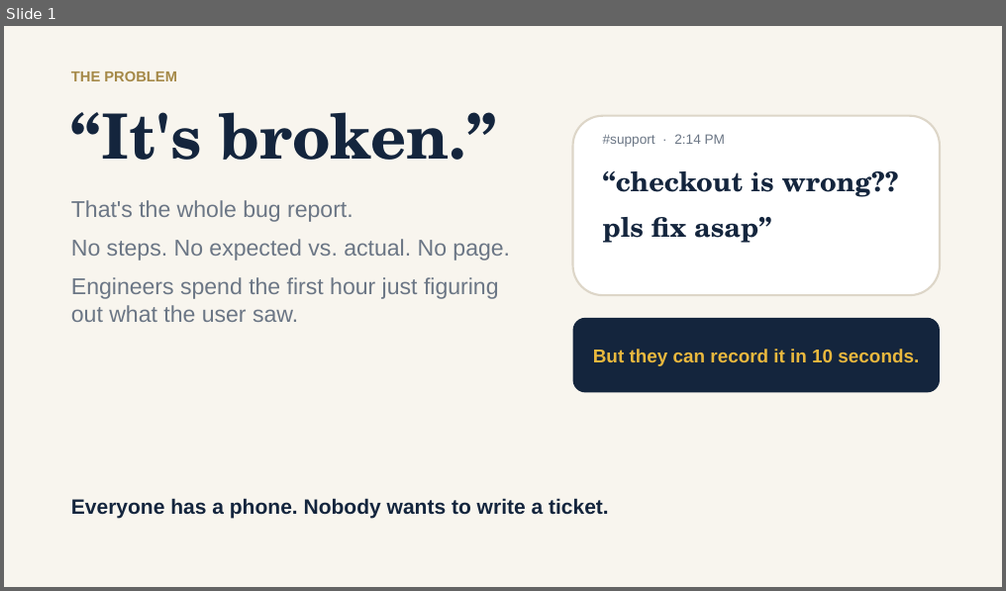
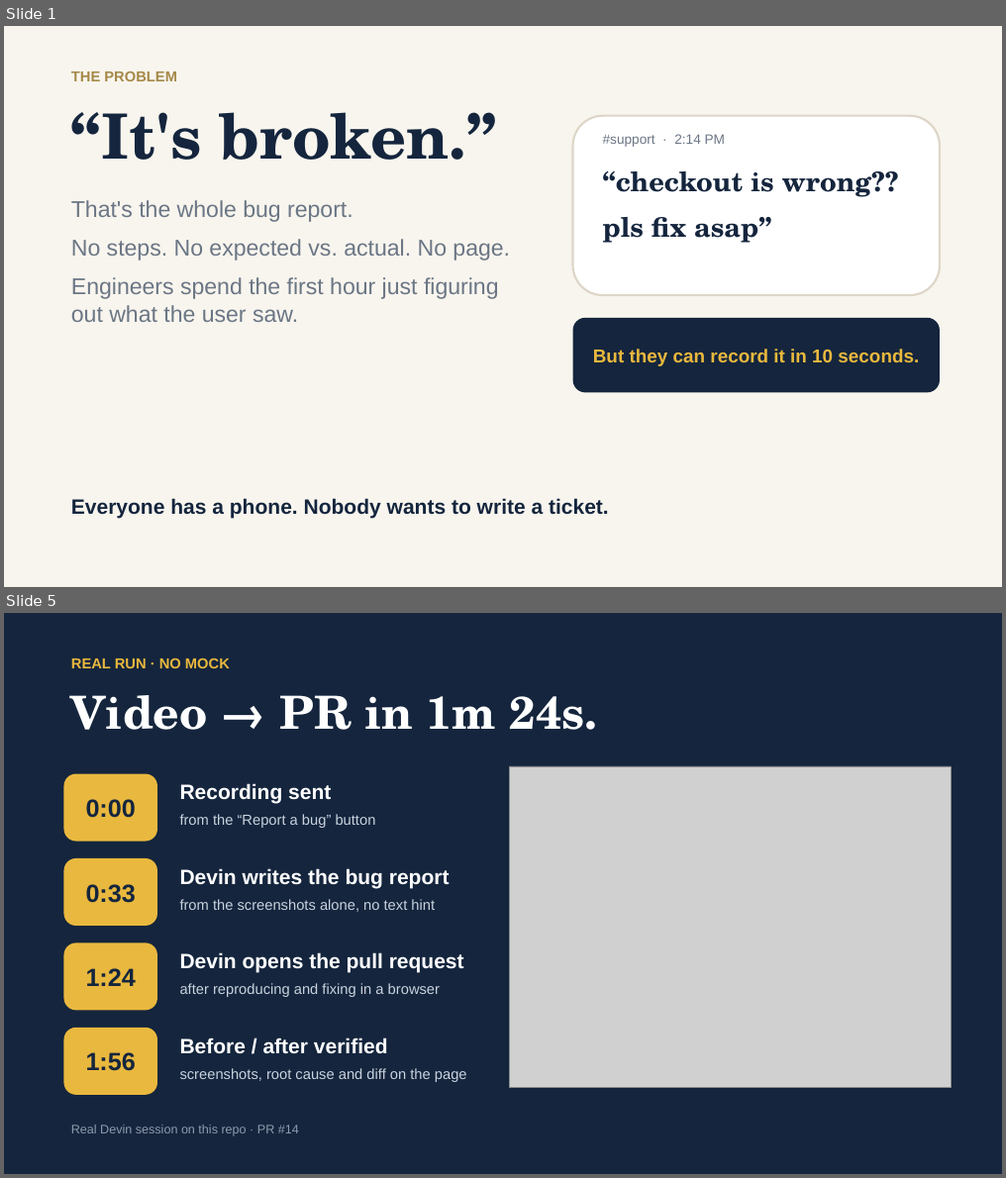
Before and after one commit to woodstock-thebrid/video2pr, a slide deck: docs/media/video2pr_slides.pptx. Shown one above the other, each under a label of ours: slide 1 before the commit, slides 1 and 5 after it; the slides between them are not shown. The pictures are 1006x591 and 1006x1178 pixels, drawn with LibreOffice and Linux fonts; fonts in the diff are those of the drawing; grey boxes stand for pictures. Boxes give left, top, right and bottom in pixels: in the first picture for what was removed or moved away, otherwise in the second. Text is boxed around its words. In the diff, an @@ line names an element or a change of style, - is before the commit and + after.

Commit message:
Add real-mode demo video and refresh slides with new features

```diff
--- a/docs/media/video2pr_slides.pptx
+++ b/docs/media/video2pr_slides.pptx
@@ slide 5 added at (x1=4, y1=613, x2=1002, y2=1174), background #14253D @@
@@ text added at (x1=71, y1=658, x2=230, y2=668), 14 pt, text #E9B83E, bold @@
+REAL RUN · NO MOCK
@@ text added at (x1=71, y1=695, x2=598, y2=730), 44 pt, text #FFFFFF, bold @@
+Video → PR in 1m 24s.
@@ rounded rectangle added at (x1=63, y1=774, x2=157, y2=842), fill #E9B83E @@
@@ text added at (x1=180, y1=783, x2=331, y2=804), 20 pt, text #FFFFFF, bold @@
+Recording sent
@@ picture added at (x1=509, y1=766, x2=951, y2=1088) @@
@@ text added at (x1=86, y1=799, x2=136, y2=818), 24 pt, text #14253D, bold @@
+0:00
@@ text added at (x1=180, y1=814, x2=376, y2=828), 14 pt, text #C9D2DE @@
+from the “Report a bug” button
@@ rounded rectangle added at (x1=63, y1=859, x2=157, y2=926), fill #E9B83E @@
@@ text added at (x1=180, y1=868, x2=450, y2=888), 20 pt, text #FFFFFF, bold @@
+Devin writes the bug report
@@ text added at (x1=86, y1=884, x2=136, y2=903), 24 pt, text #14253D, bold @@
+0:33
@@ text added at (x1=180, y1=899, x2=435, y2=912), 14 pt, text #C9D2DE @@
+from the screenshots alone, no text hint
@@ rounded rectangle added at (x1=63, y1=943, x2=157, y2=1011), fill #E9B83E @@
@@ text added at (x1=86, y1=968, x2=136, y2=986), 24 pt, text #14253D, bold @@
+1:24
@@ text added at (x1=180, y1=953, x2=464, y2=973), 20 pt, text #FFFFFF, bold @@
+Devin opens the pull request
@@ text added at (x1=180, y1=983, x2=440, y2=997), 14 pt, text #C9D2DE @@
+after reproducing and fixing in a browser
@@ rounded rectangle added at (x1=63, y1=1028, x2=157, y2=1095), fill #E9B83E @@
@@ text added at (x1=86, y1=1053, x2=136, y2=1071), 24 pt, text #14253D, bold @@
+1:56
@@ text added at (x1=180, y1=1038, x2=388, y2=1055), 20 pt, text #FFFFFF, bold @@
+Before / after verified
@@ text added at (x1=180, y1=1068, x2=467, y2=1082), 14 pt, text #C9D2DE @@
+screenshots, root cause and diff on the page
@@ text added at (x1=71, y1=1125, x2=299, y2=1137), 12 pt, text #8E9BAE @@
+Real Devin session on this repo · PR #14
```
Also in this commit, not shown: 3 slides changed, 3 other slides added, 5 other files.
